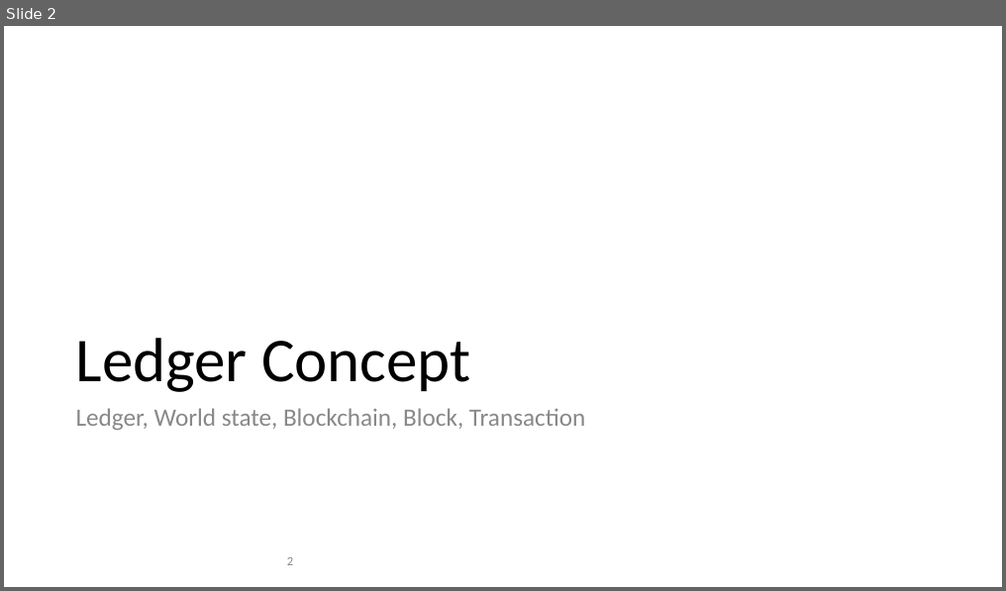
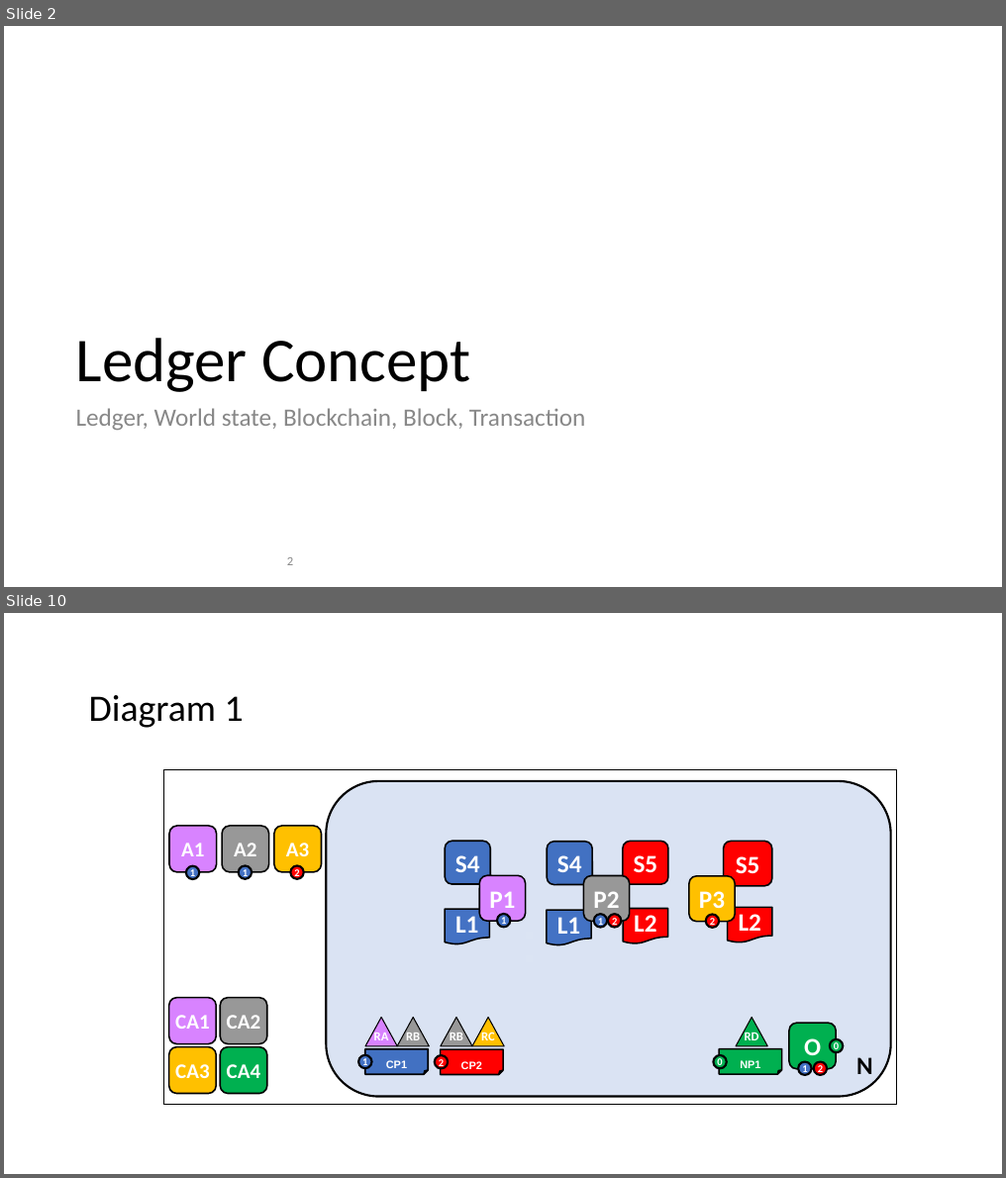
Before and after one commit to hyperledger/fabric, a slide deck: docs/source/diagrams/diagrams.pptx. Shown one above the other, each under a label of ours: slide 2 before the commit, slides 2 and 10 after it; the slides between them are not shown. The pictures are 1006x591 and 1006x1178 pixels, drawn with LibreOffice and Linux fonts; fonts in the diff are those of the drawing. Boxes give left, top, right and bottom in pixels: in the first picture for what was removed or moved away, otherwise in the second. Text is boxed around its words. In the diff, an @@ line names an element or a change of style, - is before the commit and + after.

```diff
--- a/docs/source/diagrams/diagrams.pptx
+++ b/docs/source/diagrams/diagrams.pptx
@@ slide 10 added at (x1=4, y1=613, x2=1002, y2=1174), background #FFFFFF @@
@@ text added at (x1=89, y1=695, x2=244, y2=728), 36 pt, text #000000 @@
+Diagram 1
@@ rectangle added at (x1=164, y1=770, x2=896, y2=1105), outline #000000 1 pt @@
@@ rounded rectangle added at (x1=326, y1=781, x2=891, y2=1096), fill #DAE3F3, outline #000000 2 pt @@
@@ rounded rectangle added at (x1=169, y1=826, x2=217, y2=872), fill #D883FF, outline #000000 1.5 pt, 20 pt, text #FFFFFF, bold @@
+A1
@@ rounded rectangle added at (x1=222, y1=826, x2=269, y2=872), fill #989898, outline #000000 1.5 pt, 20 pt, text #FFFFFF, bold @@
+A2
@@ rounded rectangle added at (x1=274, y1=826, x2=322, y2=872), fill #FFC000, outline #000000 1.5 pt, 20 pt, text #FFFFFF, bold @@
+A3
@@ ellipse added at (x1=186, y1=866, x2=199, y2=879), fill #4472C4, outline #000000 2 pt, 10 pt, text #FFFFFF, bold @@
+1
@@ ellipse added at (x1=239, y1=866, x2=252, y2=879), fill #4472C4, outline #000000 2 pt, 10 pt, text #FFFFFF, bold @@
+1
@@ ellipse added at (x1=291, y1=866, x2=304, y2=879), fill #FF0000, outline #000000 2 pt, 10 pt, text #FFFFFF, bold @@
+2
@@ group added at (x1=445, y1=842, x2=772, y2=963): 7 rounded rectangles, 4 flow chart documents, 4 ellipses, 2 rectangles @@
+L2
+S5
+P3
+2
+L1
+S4
+P1
+1
+L1
+L2
+S4
+S5
+P2
+1
+2
@@ rounded rectangle added at (x1=168, y1=998, x2=216, y2=1045), fill #D883FF, outline #000000 1.5 pt, 20 pt, text #FFFFFF, bold @@
+CA1
@@ rounded rectangle added at (x1=221, y1=998, x2=267, y2=1045), fill #989898, outline #000000 1.5 pt, 20 pt, text #FFFFFF, bold @@
+CA2
@@ triangle added at (x1=737, y1=1017, x2=768, y2=1047), fill #00B050, outline #000000 1 pt, 12 pt, text #FFFFFF, bold @@
+RD
@@ rounded rectangle added at (x1=168, y1=1048, x2=216, y2=1093), fill #FFC000, outline #000000 1.5 pt, 20 pt, text #FFFFFF, bold @@
+CA3
@@ rounded rectangle added at (x1=221, y1=1048, x2=267, y2=1093), fill #00B050, outline #000000 1.5 pt, 20 pt, text #FFFFFF, bold @@
+CA4
@@ group added at (x1=358, y1=1017, x2=430, y2=1075): 2 triangles, 1 folded corner, 1 ellipse @@
+CP1
+RA
+RB
+1
@@ group added at (x1=435, y1=1017, x2=505, y2=1075): 2 triangles, 1 folded corner, 1 ellipse @@
+CP2
+RB
+RC
+2
@@ ellipse added at (x1=714, y1=1056, x2=727, y2=1069), fill #00B050, outline #000000 2 pt, 10 pt, text #FFFFFF, bold @@
+0
@@ folded corner added at (x1=719, y1=1050, x2=782, y2=1075), fill #00B050, outline #000000 1.5 pt, 18 pt, text #FFFFFF, bold @@
+NP1
@@ group added at (x1=789, y1=1023, x2=844, y2=1075): 3 ellipses, 1 rounded rectangle @@
+O
+2
+1
+0
@@ text added at (x1=856, y1=1058, x2=873, y2=1074), 24 pt, text #000000, bold @@
+N
```
Also in this commit, not shown: 6 slides changed, 16 other slides added, 19 slides removed, 17 other files.
